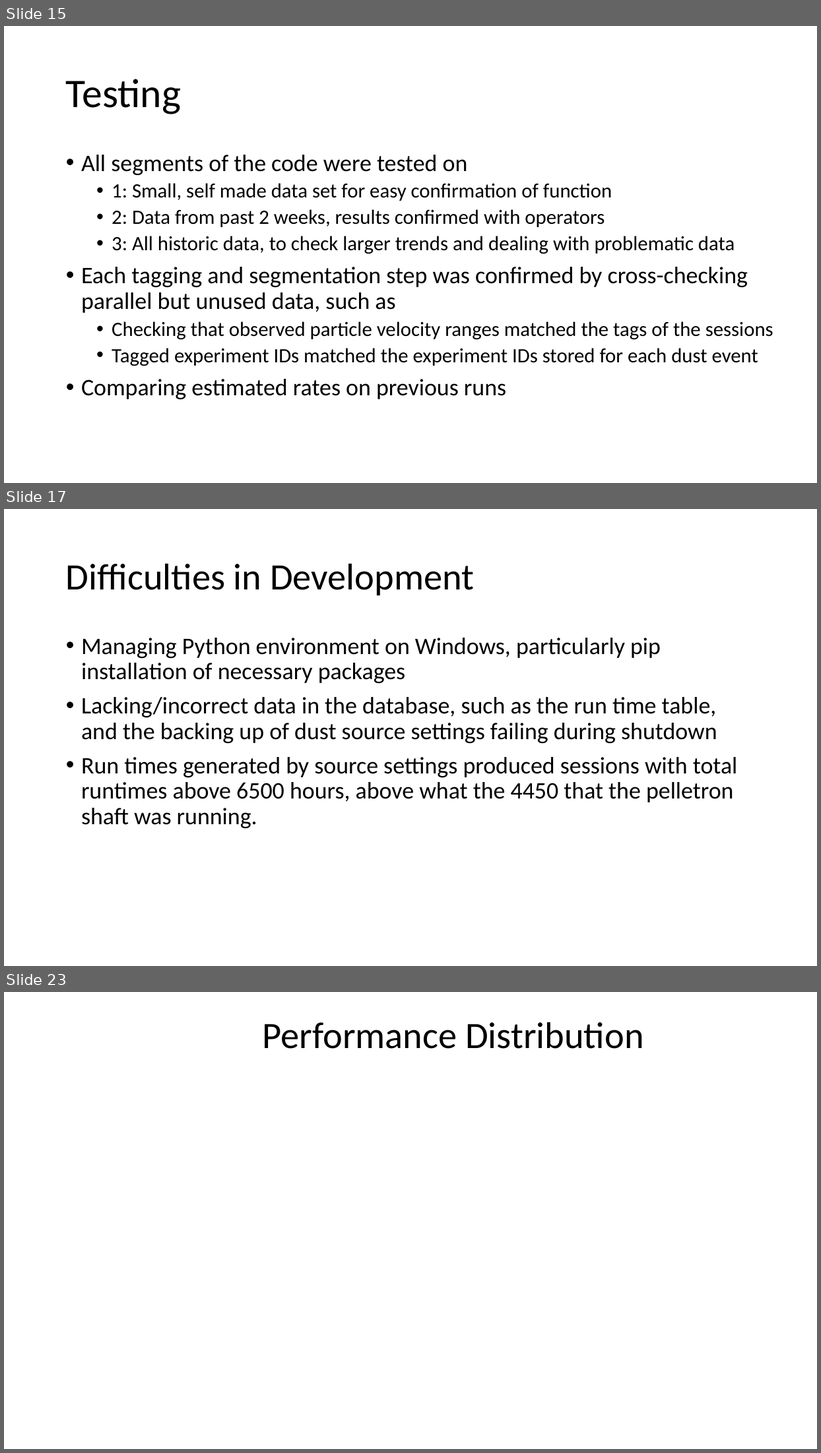
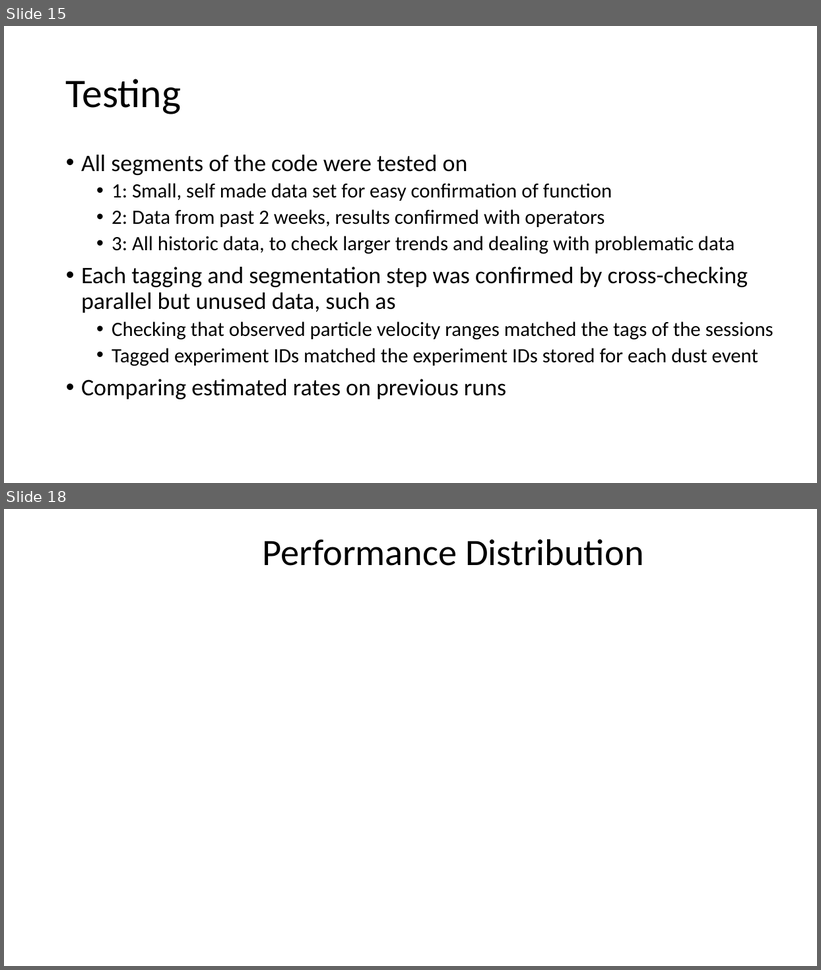
Before and after one commit to nathan-m-schneider-22/Dust-Accelerator-Database-Analysis, a slide deck: Dust_Data_Project.pptx. Shown one above the other, each under a label of ours: slides 15, 17 and 23 before the commit, slides 15 and 18 after it; the slides between them are not shown. The pictures are 821x1453 and 821x970 pixels, drawn with LibreOffice and Linux fonts; fonts in the diff are those of the drawing; background and template pictures are left out. Boxes give left, top, right and bottom in pixels: in the first picture for what was removed or moved away, otherwise in the second. Text is boxed around its words. In the diff, an @@ line names an element or a change of style, - is before the commit and + after.

```diff
--- a/Dust_Data_Project.pptx
+++ b/Dust_Data_Project.pptx
@@ slide 17 removed at (x1=4, y1=509, x2=817, y2=966), background #FFFFFF @@
@@ title removed at (x1=66, y1=563, x2=474, y2=595) @@
-Difficulties in Development
@@ text removed at (x1=81, y1=638, x2=738, y2=828) @@
-• Managing Python environment on Windows, particularly pip installation of necessary packages
-• Lacking/incorrect data in the database, such as the run time table, and the backing up of dust source settings failing during shutdown
-• Run times generated by source settings produced sessions with total runtimes above 6500 hours, above what the 4450 that the pelletron shaft was running.
@@ what was slide 23 is now slide 18 @@
```
Also in this commit, not shown: 7 slides changed, 9 slides added, 10 other slides removed, 14 other files.
